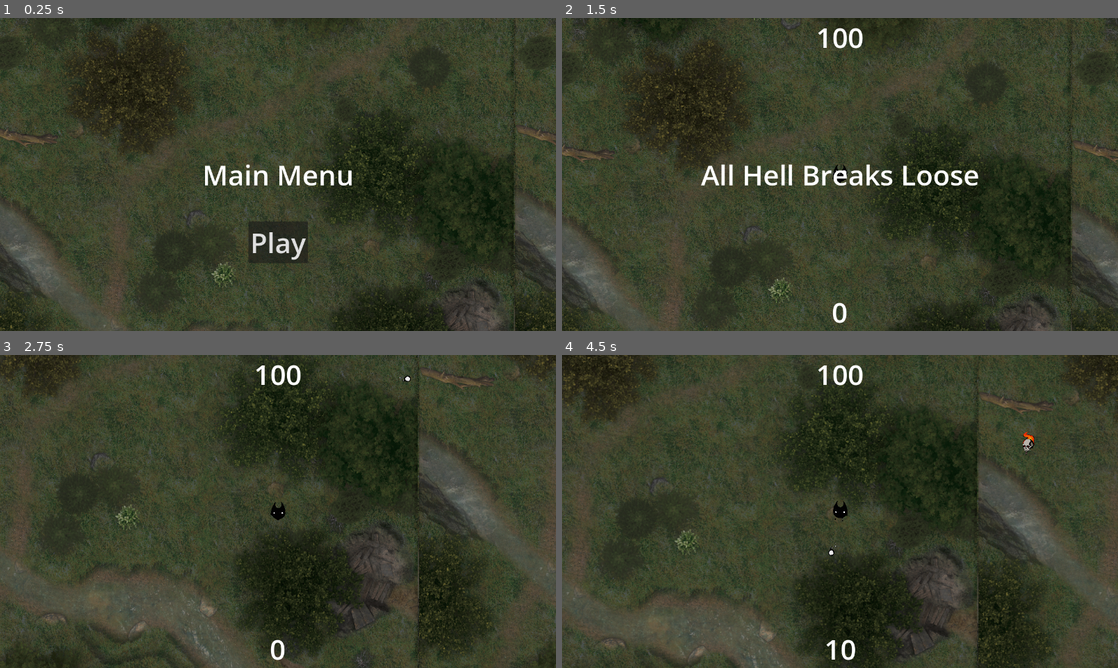
Above: before the commit, frames 1-4 (two rows, left to right).
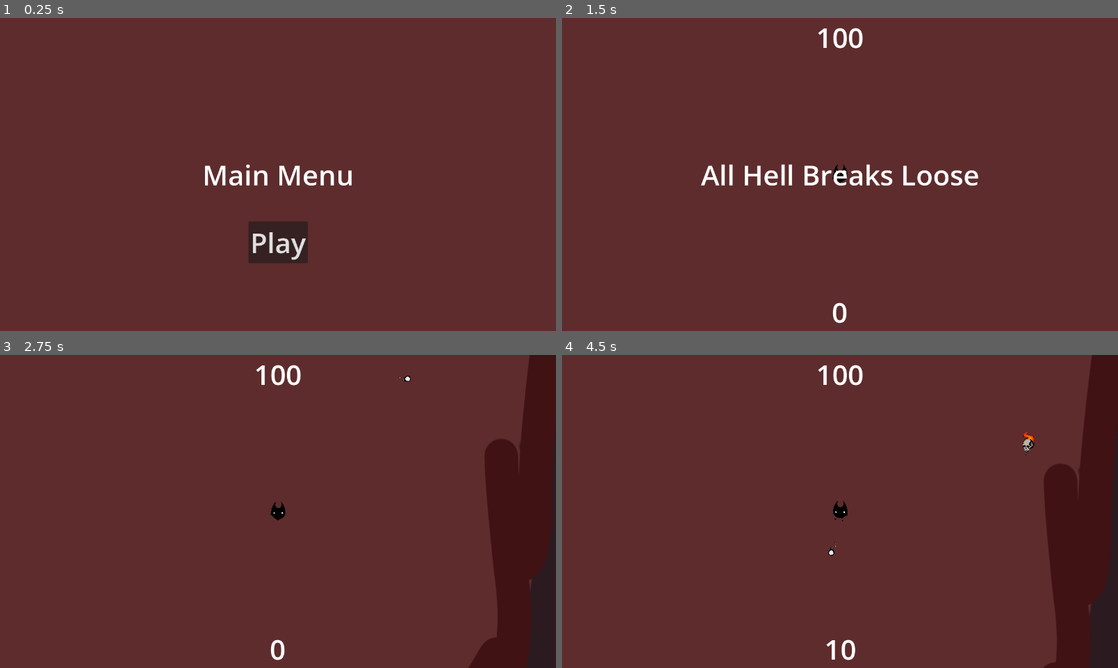
Above: after the commit, the same moments.

Repository: Evanev7/stellub
Game: Godot game, scene res://scenes/main.tscn
Same seed, same stepped clock (60 frames per second), same inputs: the game is played once before the commit and once after it.
Inputs (mouse positions are in pixels of both pictures, inside the frame that each line leads up to):
- Up to frame 1 (0.25 s): no input
- Up to frame 2 (1.5 s): click "Play" at 0.5 s; tap Enter at 1.25 s; move the mouse to (962, 158) at 1.27 s; hold D (move_right) from 1.28 s (still down); click (962, 158) at 1.35 s
- Up to frame 3 (2.75 s): move the mouse to (166, 527) at 2.02 s; release D (move_right) at 2.03 s; hold S (move_down) from 2.03 s (still down); tap Shift (walk) at 2.1 s
- Up to frame 4 (4.5 s): move the mouse to (895, 442) at 2.77 s; release S (move_down) at 2.78 s; hold D (move_right) 2.78-3.5 s; hold R 2.78-3.5 s; click "Shot spread decrease" at 3.5 s; tap Space at 4.25 s; move the mouse to (812, 574) at 4.27 s; hold W (move_up) from 4.28 s (still down); click (812, 574) at 4.35 s

The runs differ from the first frame. In frame 1, 96% of the frame differs, in the area x 0-100%, y 0-100%; in frame 2, 97%; in frame 3, 98%; in frame 4, 98%.

Commit message:
added some stuff and tried to refactor bullet script

Diff:
--- a/scenes/bullet.tscn
+++ b/scenes/bullet.tscn
@@ -22,4 +22,6 @@
 sprite_frames = ExtResource("2_p3jja")
 animation = &"simple"
 
+[connection signal="area_entered" from="." to="." method="_on_area_entered"]
+[connection signal="body_entered" from="." to="." method="_on_body_entered"]
 [connection signal="timeout" from="SelfDestruct" to="." method="_on_self_destruct_timeout"]
--- a/scenes/main.tscn
+++ b/scenes/main.tscn
@@ -12,7 +12,7 @@
 [ext_resource type="Resource" uid="uid://djjvchiit0f0n" path="res://resources/enemy/angel_worshipper.tres" id="7_c5yt3"]
 [ext_resource type="Resource" uid="uid://bnoj3uq3e6s17" path="res://resources/enemy/angel_warrior.tres" id="8_vk0tv"]
 [ext_resource type="Resource" uid="uid://daslelns8qmfv" path="res://resources/enemy/angel_crusader.tres" id="9_d18g6"]
-[ext_resource type="Texture2D" uid="uid://dkgw6o04xoqp3" path="res://art/backgrounds/woodsSummer01.png" id="10_etv84"]
+[ext_resource type="Texture2D" uid="uid://8rgqksla1p8r" path="res://art/backgrounds/hell_level_1_temp.png" id="10_fpi41"]
 
 [node name="Main" type="Node"]
 script = ExtResource("1_jwdk3")
@@ -21,11 +21,11 @@
 enemy_resource_list = Array[Resource("res://scripts/enemy_resource.gd")]([ExtResource("4_ikhts"), ExtResource("5_3s043"), ExtResource("6_8vwn2"), ExtResource("7_c5yt3"), ExtResource("8_vk0tv"), ExtResource("9_d18g6")])
 
 [node name="TextureRect" type="TextureRect" parent="."]
-offset_left = -24563.0
-offset_top = -23486.0
-offset_right = 26566.0
-offset_bottom = 27643.0
-texture = ExtResource("10_etv84")
+offset_left = -23173.0
+offset_top = -23366.0
+offset_right = 27956.0
+offset_bottom = 27763.0
+texture = ExtResource("10_fpi41")
 expand_mode = 4
 stretch_mode = 1
 
--- a/scripts/bullet.gd
+++ b/scripts/bullet.gd
@@ -35,3 +35,9 @@
 
 func _on_self_destruct_timeout():
 	queue_free()
+
+func _on_area_entered(area):
+	queue_free()
+
+func _on_body_entered(body):
+	queue_free()
--- a/scripts/bullet_resource.gd
+++ b/scripts/bullet_resource.gd
@@ -42,5 +42,10 @@
 @export var multishot: int = 1
 @export var size: Vector2 = Vector2(1, 1)
 @export var shot_spread: float =  PI/12
+
+## 2*PI for a full circle
 @export var shot_inaccuracy: float = PI/32
 @export var shot_speed: float = 400
+
+## Bullet type that will spawn from this bullet
+@export var spawned_bullet_resource: BulletResource
--- a/scripts/enemy.gd
+++ b/scripts/enemy.gd
@@ -87,7 +87,7 @@
 func _on_hurtbox_area_entered(area: Area2D):
 	if area.is_in_group("bullet") and area.origin == GameState.player:
 		hurt(area)
-		area.queue_free()
+#		area.queue_free()
 
 func create_timer():
 	var timer:= Timer.new()
Binary file added: art/backgrounds/hell_level_1_temp.png
Not shown, added: art/backgrounds/hell_level_1_temp.png.import
